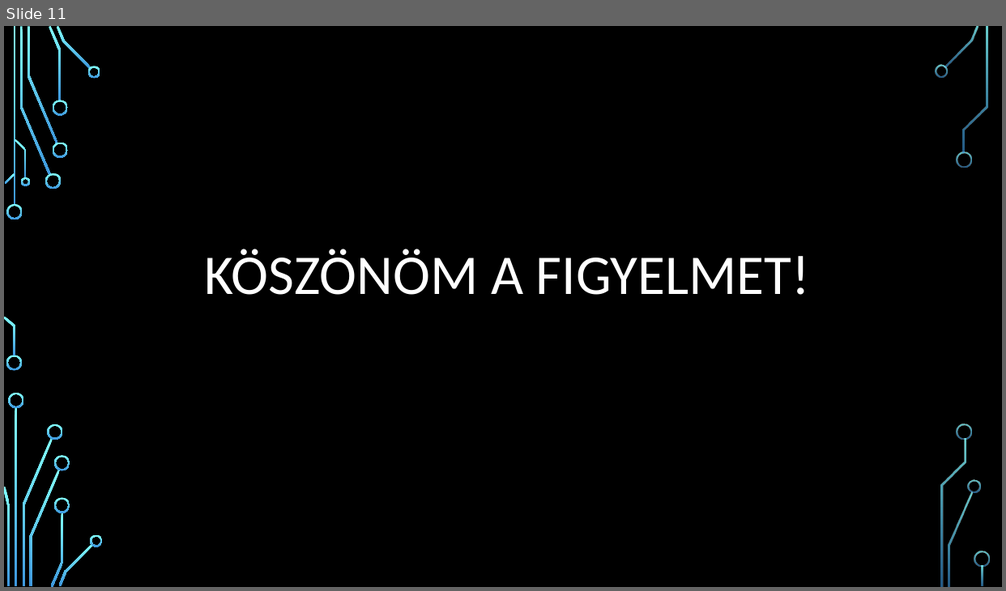
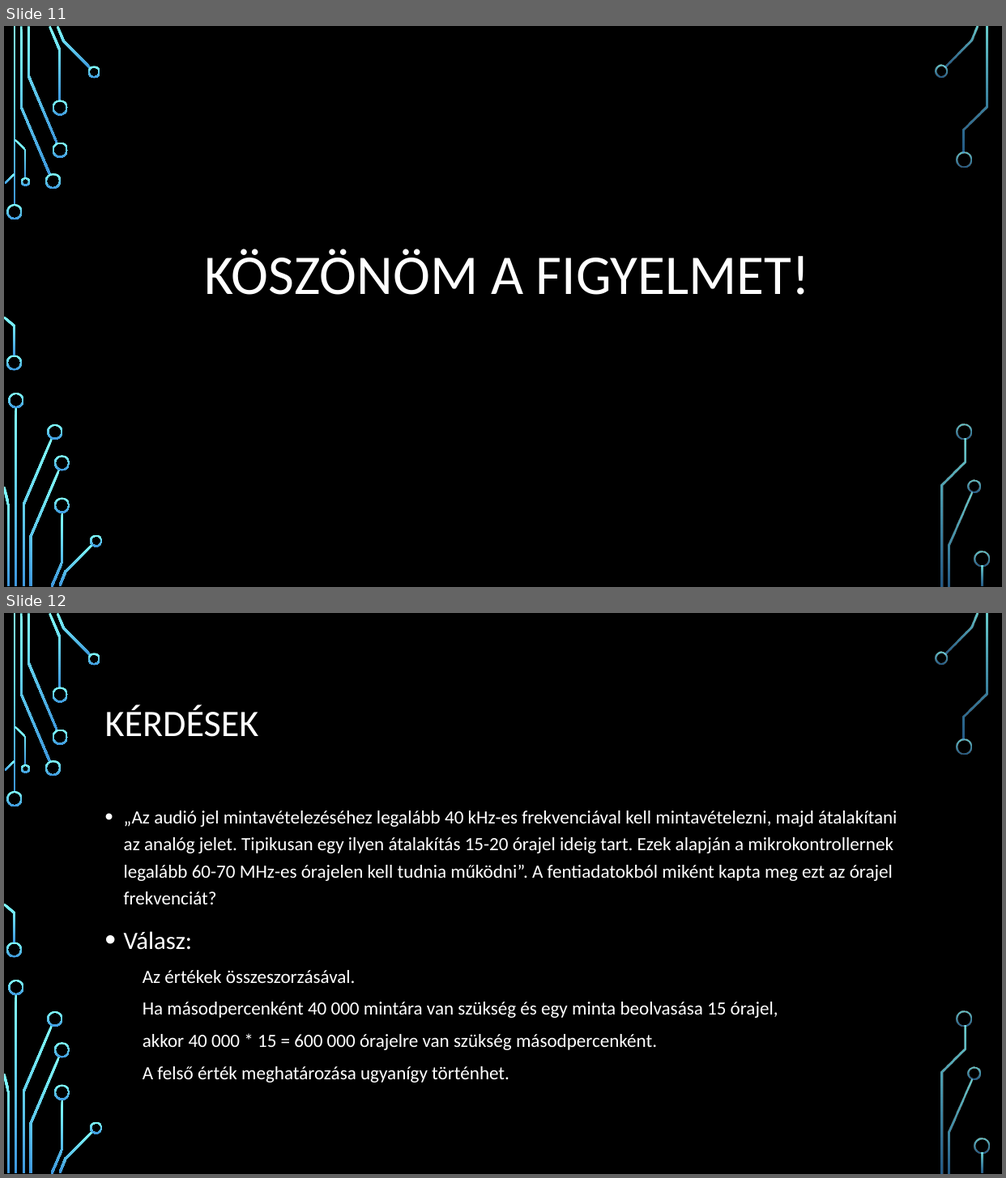
Before and after one commit to fejespeter/BME-Onlab, a slide deck: szakdolgozat_prezentacio.pptx. Shown one above the other, each under a label of ours: slide 11 before the commit, slides 11 and 12 after it. The pictures are 1006x591 and 1006x1178 pixels, drawn with LibreOffice and Linux fonts; fonts in the diff are those of the drawing; background and template pictures are left out. Boxes give left, top, right and bottom in pixels: in the first picture for what was removed or moved away, otherwise in the second. Text is boxed around its words. In the diff, an @@ line names an element or a change of style, - is before the commit and + after.

```diff
--- a/szakdolgozat_prezentacio.pptx
+++ b/szakdolgozat_prezentacio.pptx
@@ slide 12 added at bbox=[4, 613, 1002, 1174], background picture (left out); not listed: 36 template elements that a slide beside it also shows @@
@@ title added at bbox=[105, 705, 259, 737], 36 pt, text #FFFFFF @@
+KÉRDÉSEK
@@ text added at bbox=[124, 811, 897, 1083], 18 pt, text #FFFFFF @@
+• „Az audió jel mintavételezéséhez legalább 40 kHz-es frekvenciával kell mintavételezni, majd átalakítani az analóg jelet. Tipikusan egy ilyen átalakítás 15-20 órajel ideig tart. Ezek alapján a mikrokontrollernek legalább 60-70 MHz-es órajelen kell tudnia működni”. A fentiadatokból miként kapta meg ezt az órajel frekvenciát?
+• Válasz:
+  Az értékek összeszorzásával.
+  Ha másodpercenként 40 000 mintára van szükség és egy minta beolvasása 15 órajel,
+  akkor 40 000 * 15 = 600 000 órajelre van szükség másodpercenként.
+  A felső érték meghatározása ugyanígy történhet.
```
Also in this commit, not shown: 9 slides changed, 6 other slides added, 2 slides removed, 10 other files.
